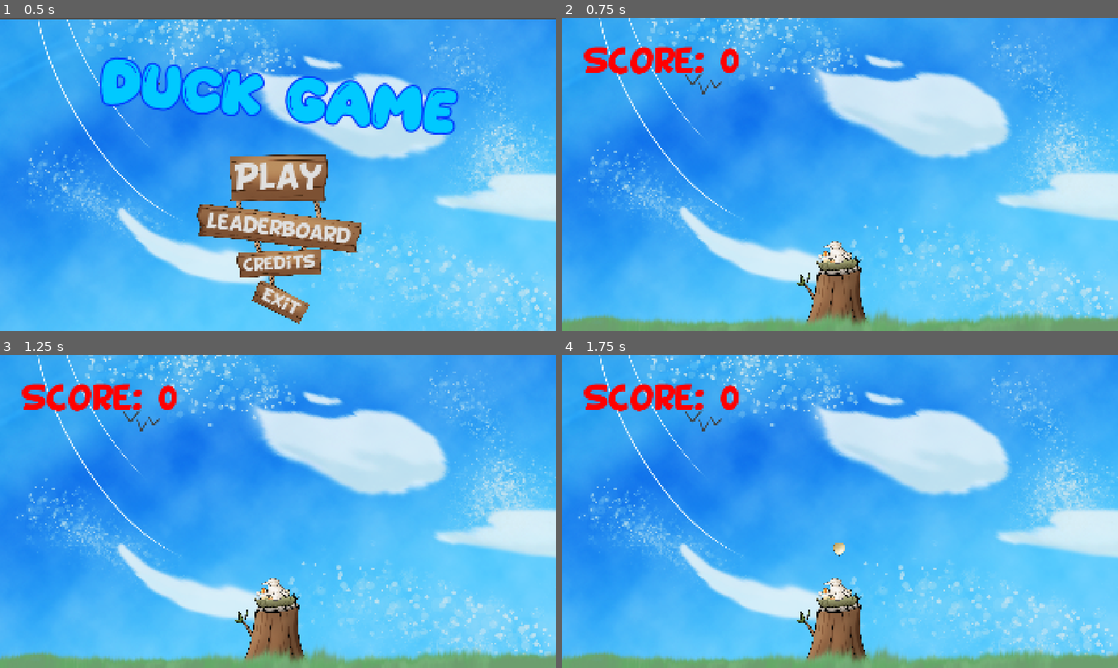
Above: before the commit, frames 1-4 (two rows, left to right).
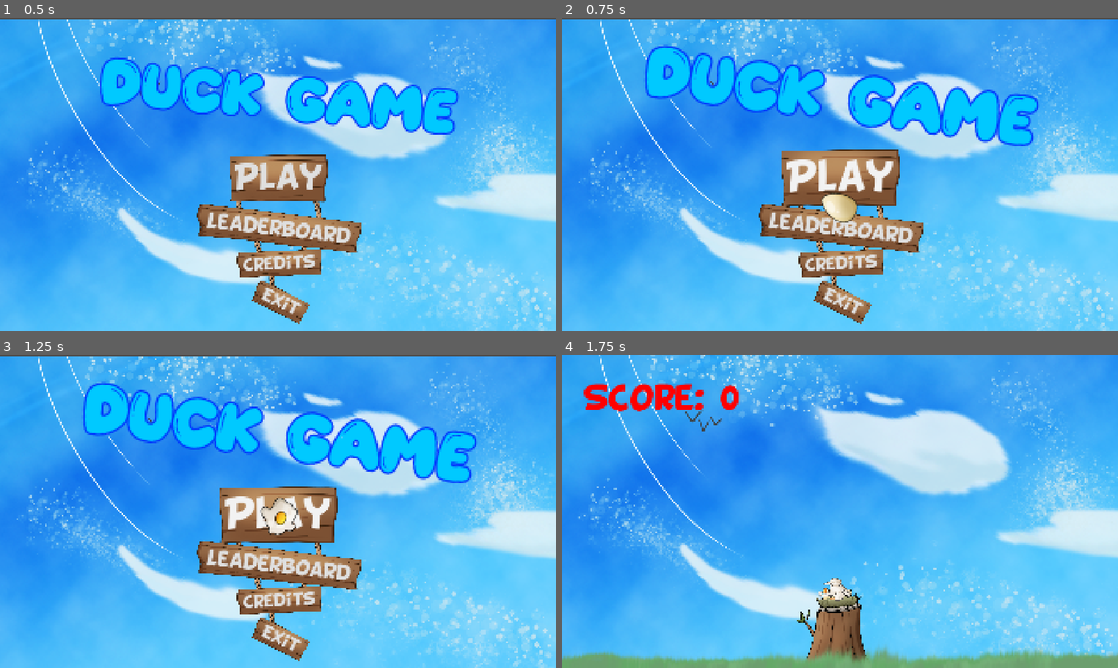
Above: after the commit, the same moments.

Repository: ms5051-hash/HacksComs26
Game: Godot game, scene res://Scenes/mainScene.tscn
Same seed, same stepped clock (60 frames per second), same inputs: the game is played once before the commit and once after it. The engine's default icon, where the game draws it, is replaced by a stand-in: a white triangle on a blue panel in a dark square.
Inputs (mouse positions are in pixels of both pictures, inside the frame that each line leads up to):
- Up to frame 1 (0.5 s): no input
- Up to frame 2 (0.75 s): click "Play" at 0.5 s
- Up to frame 3 (1.25 s): no input
- Up to frame 4 (1.75 s): click (840, 514) at 1.25 s, where only the run after the commit has a clickable "Play"

Frame 1 is identical in both runs. In frame 2, 28% of the frame differs, in the area x 0-100%, y 0-100%; in frame 3, 28%; in frame 4, less than 0.1%.

Commit message:
Added better egg splat

Diff:
--- a/duck-game-2026/Scenes/mainScene.tscn
+++ b/duck-game-2026/Scenes/mainScene.tscn
@@ -6,10 +6,12 @@
 [ext_resource type="FontFile" uid="uid://dcqadqtoqq4qe" path="res://Fonts/BD_Cartoon_Shout.ttf" id="3_m8nr8"]
 [ext_resource type="PackedScene" uid="uid://c7fkcdahblr1h" path="res://Scenes/visual_egg.tscn" id="3_mhr8t"]
 [ext_resource type="Texture2D" uid="uid://c0y34dc0xby81" path="res://Assets/BasicWoodButton.png" id="4_47rga"]
+[ext_resource type="PackedScene" uid="uid://cok7y84wgc5eb" path="res://Scenes/visual_splat.tscn" id="4_w8a2l"]
 [ext_resource type="Texture2D" uid="uid://hcx8hli4a2y7" path="res://Assets/Rope.png" id="6_w1dup"]
 [ext_resource type="Texture2D" uid="uid://cmverp0qpdpg5" path="res://icon.svg" id="6_yyxd1"]
 [ext_resource type="Texture2D" uid="uid://xq0ia4bw4q7f" path="res://Assets/Sky.png" id="7_0vbqt"]
 [ext_resource type="PackedScene" uid="uid://c2etg8bol55qh" path="res://Scenes/score_label.tscn" id="7_uvydw"]
+[ext_resource type="AudioStream" uid="uid://cpm7tcgl1hyf7" path="res://Assets/Sounds/EggCrackGoosh.wav" id="12_w8a2l"]
 
 [sub_resource type="StyleBoxEmpty" id="StyleBoxEmpty_08630"]
 
@@ -40,7 +42,7 @@
 [sub_resource type="StyleBoxFlat" id="StyleBoxFlat_w1dup"]
 bg_color = Color(0.6625, 0.75, 0, 1)
 
-[node name="Main" type="Node2D" unique_id=596674964 node_paths=PackedStringArray("canvas", "title", "leaderboard_panel", "credits_panel", "menu_buttons")]
+[node name="Main" type="Node2D" unique_id=596674964 node_paths=PackedStringArray("canvas", "title", "leaderboard_panel", "credits_panel", "menu_buttons", "egg_splat_sound")]
 script = ExtResource("1_2c717")
 canvas = NodePath("CanvasLayer")
 title = NodePath("CanvasLayer/Control/Panel/Title")
@@ -51,6 +53,8 @@
 amount_of_scores = 10
 score_label_prefab = ExtResource("7_uvydw")
 egg_prefab = ExtResource("3_mhr8t")
+splat_prefab = ExtResource("4_w8a2l")
+egg_splat_sound = NodePath("EggSplat")
 
 [node name="CanvasLayer" type="CanvasLayer" parent="." unique_id=418878514]
 
@@ -326,6 +330,10 @@
 position = Vector2(960, 544)
 texture = ExtResource("7_0vbqt")
 
+[node name="EggSplat" type="AudioStreamPlayer2D" parent="." unique_id=2036451310]
+stream = ExtResource("12_w8a2l")
+volume_db = 10.0
+
 [connection signal="mouse_entered" from="CanvasLayer/Control/Panel/PlayButton" to="CanvasLayer/Control/Panel/PlayButton" method="_on_mouse_entered"]
 [connection signal="mouse_exited" from="CanvasLayer/Control/Panel/PlayButton" to="CanvasLayer/Control/Panel/PlayButton" method="_on_mouse_exited"]
 [connection signal="pressed" from="CanvasLayer/Control/Panel/PlayButton" to="." method="_on_play_button_pressed"]
--- /dev/null
+++ b/duck-game-2026/Scenes/visual_splat.tscn
@@ -0,0 +1,9 @@
+[gd_scene format=3 uid="uid://cok7y84wgc5eb"]
+
+[ext_resource type="Texture2D" uid="uid://b1k1fafni8yf1" path="res://Assets/EggSplat2.png" id="1_erv5a"]
+[ext_resource type="Script" uid="uid://cpdtiedyfqug7" path="res://Scripts/Splat_Fade.gd" id="2_5gbhx"]
+
+[node name="visual_splat" type="Sprite2D" unique_id=1956062922]
+scale = Vector2(1.5, 1.5)
+texture = ExtResource("1_erv5a")
+script = ExtResource("2_5gbhx")
--- a/duck-game-2026/Scripts/MainMenu.gd
+++ b/duck-game-2026/Scripts/MainMenu.gd
@@ -17,7 +17,9 @@
 @export_range(3,10) var amount_of_scores: int = 3
 @export var score_label_prefab: PackedScene
 @export var egg_prefab: PackedScene
+@export var splat_prefab: PackedScene
 @export var splat_duration: float = 0.3
+@export var egg_splat_sound: AudioStreamPlayer2D
 
 func _ready() -> void:
 
@@ -154,10 +156,24 @@
 
 	tween.tween_property(egg, "position", end_position, splat_duration)
 	tween.parallel().tween_property(egg, "scale", Vector2(1,1), splat_duration)
+	tween.parallel().tween_property(egg, "rotation", deg_to_rad(360), splat_duration)
+
 	await tween.finished
+
+	egg_splat_sound.play()
+
+	# change the image to the egg splat
+	egg.queue_free()
+
+	var splat = splat_prefab.instantiate()
+	splat.rotation = deg_to_rad(randf_range(0,360))
+	splat.position = end_position
+	canvas.add_child(splat)
 	pass
 # Signal Functions
 func _on_play_button_pressed() -> void:
+	await _tween_egg_splat()
+	await get_tree().create_timer(0.5).timeout
 	get_tree().change_scene_to_file("res://Scenes/game.tscn")
 	pass # Replace with function body.
 
--- /dev/null
+++ b/duck-game-2026/Scripts/Splat_Fade.gd
@@ -0,0 +1,15 @@
+extends Sprite2D
+
+
+# Called when the node enters the scene tree for the first time.
+func _ready() -> void:
+
+	# fade the splat
+	var tween = create_tween()
+	tween.set_trans(Tween.TRANS_BACK)
+	tween.set_ease(Tween.EASE_OUT)
+
+	tween.tween_property(self, "modulate:a", 0, 20)
+	await tween.finished
+	queue_free()
+	pass # Replace with function body.
Binary file added: duck-game-2026/Assets/EggSplat.png
Not shown, added: duck-game-2026/Assets/EggSplat.png.import
Binary file added: duck-game-2026/Assets/EggSplat2.png
Not shown, added: duck-game-2026/Assets/EggSplat2.png.import
Not shown, added: duck-game-2026/Assets/Sounds/EggCrackGoosh.wav.import
Not shown, added: duck-game-2026/Assets/Sounds/EggCrackWithGoosh.wav.import
Not shown, added: duck-game-2026/Scripts/Splat_Fade.gd.uid
Not shown, added: duck-game-2026/Assets/Sounds/EggCrackGoosh.wav
Not shown, added: duck-game-2026/Assets/Sounds/EggCrackWithGoosh.wav
